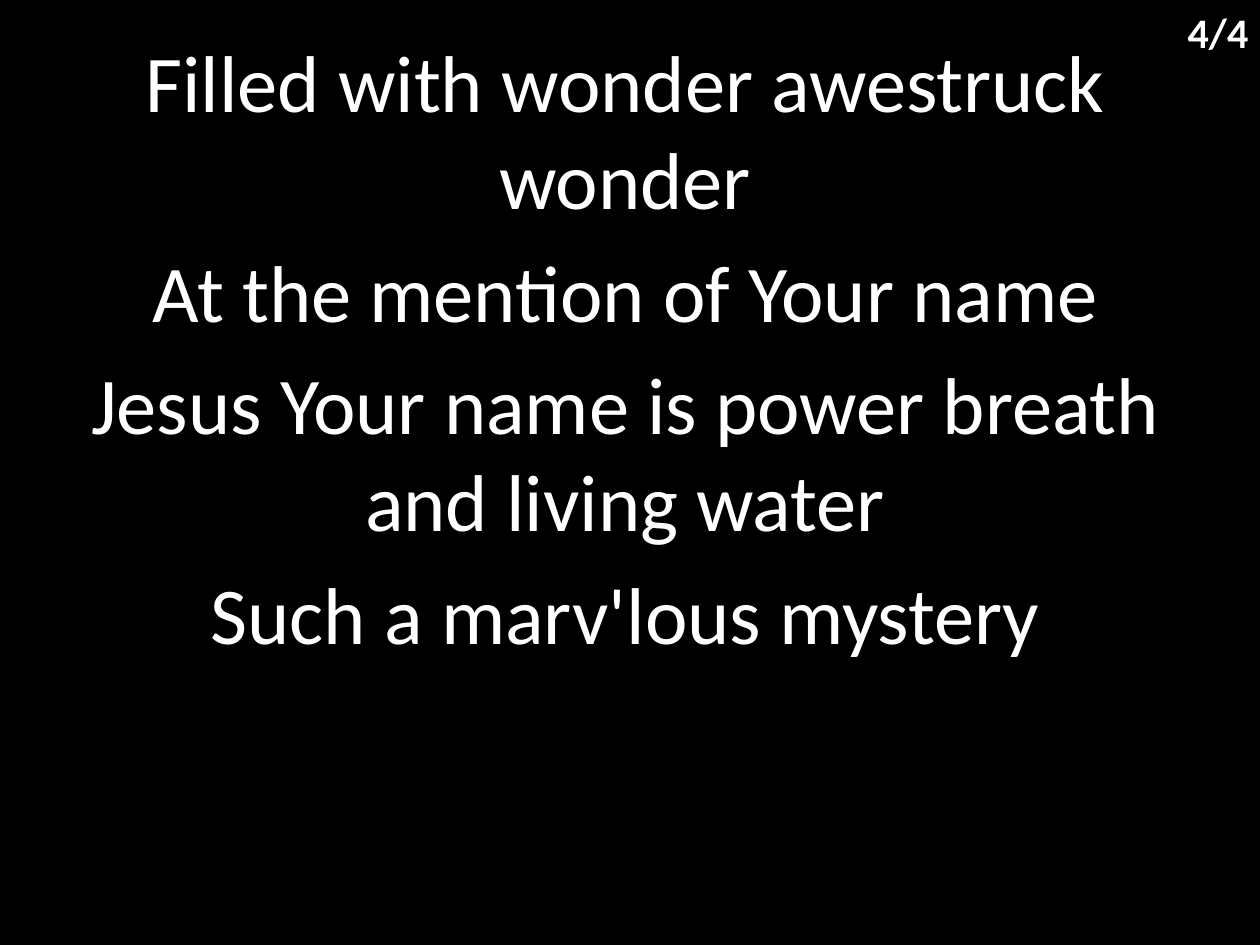
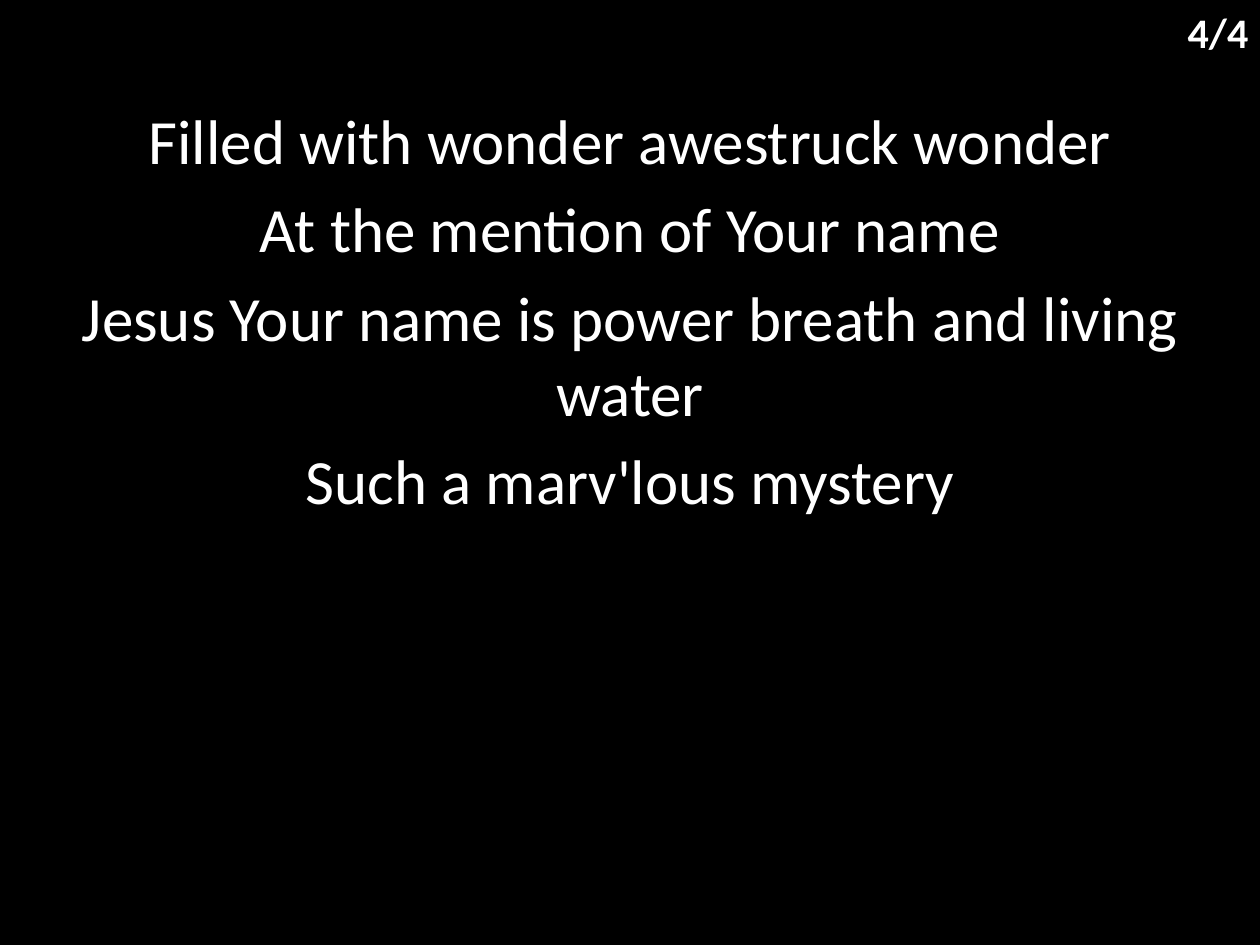
Before and after one commit to hoo-are-ya/worship, a slide deck: slide 5 of docs/songs/revelation song.pptx. Drawn at 1260x945 pixels with LibreOffice and Linux fonts; fonts in the diff are those of the drawing. Boxes give left, top, right and bottom in pixels: in the first picture for what was removed or moved away, otherwise in the second. Text is boxed around its words. In the diff, an @@ line names an element or a change of style, - is before the commit and + after.

```diff
--- a/docs/songs/revelation song.pptx
+++ b/docs/songs/revelation song.pptx
@@ subtitle "Filled with wonder awestruck wonder": place and size @@
-subtitle "Filled with wonder awestruck wonder" at [91,56,1159,657]
+subtitle "Filled with wonder awestruck wonder" at [82,120,1177,514]
@@ subtitle "Filled with wonder awestruck wonder" at [82,120,1177,514]: size 46 to 36 pt; less space between paragraphs @@
```
Also in this commit, not shown: 3 other slides changed, 3 other files.
